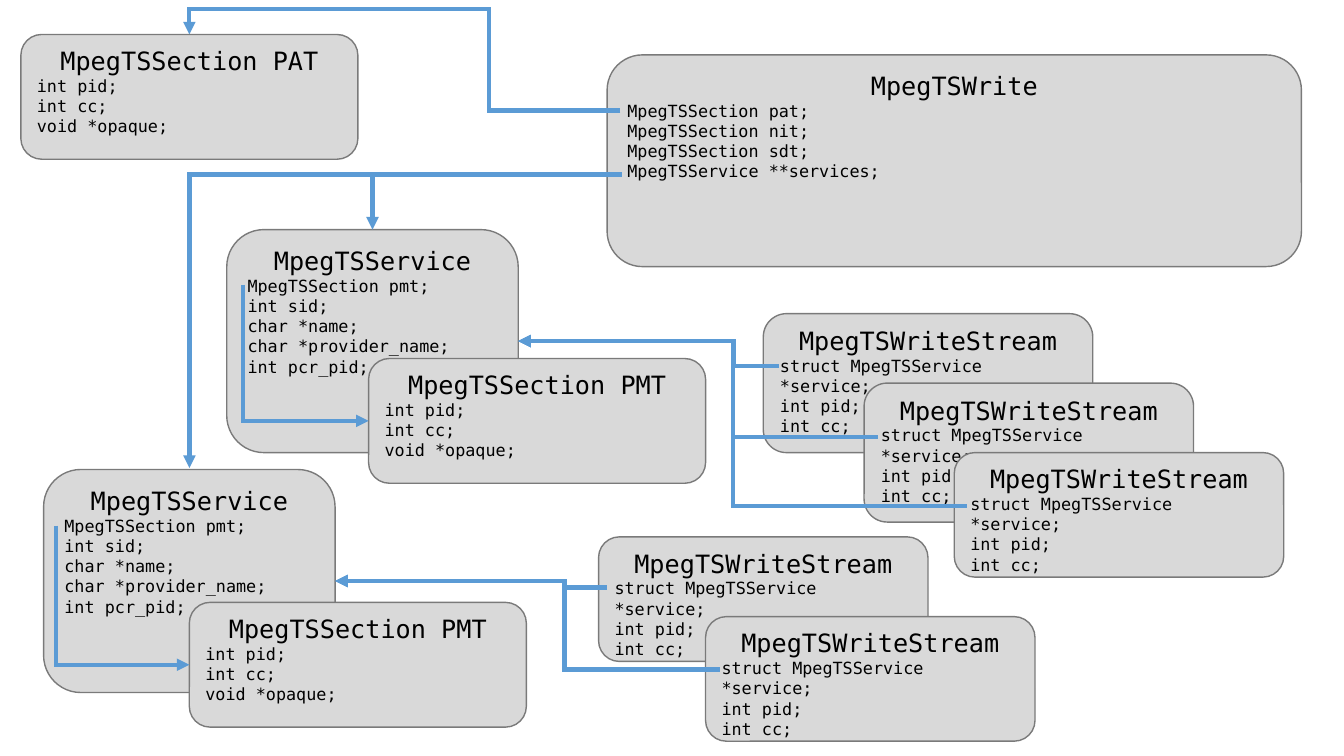
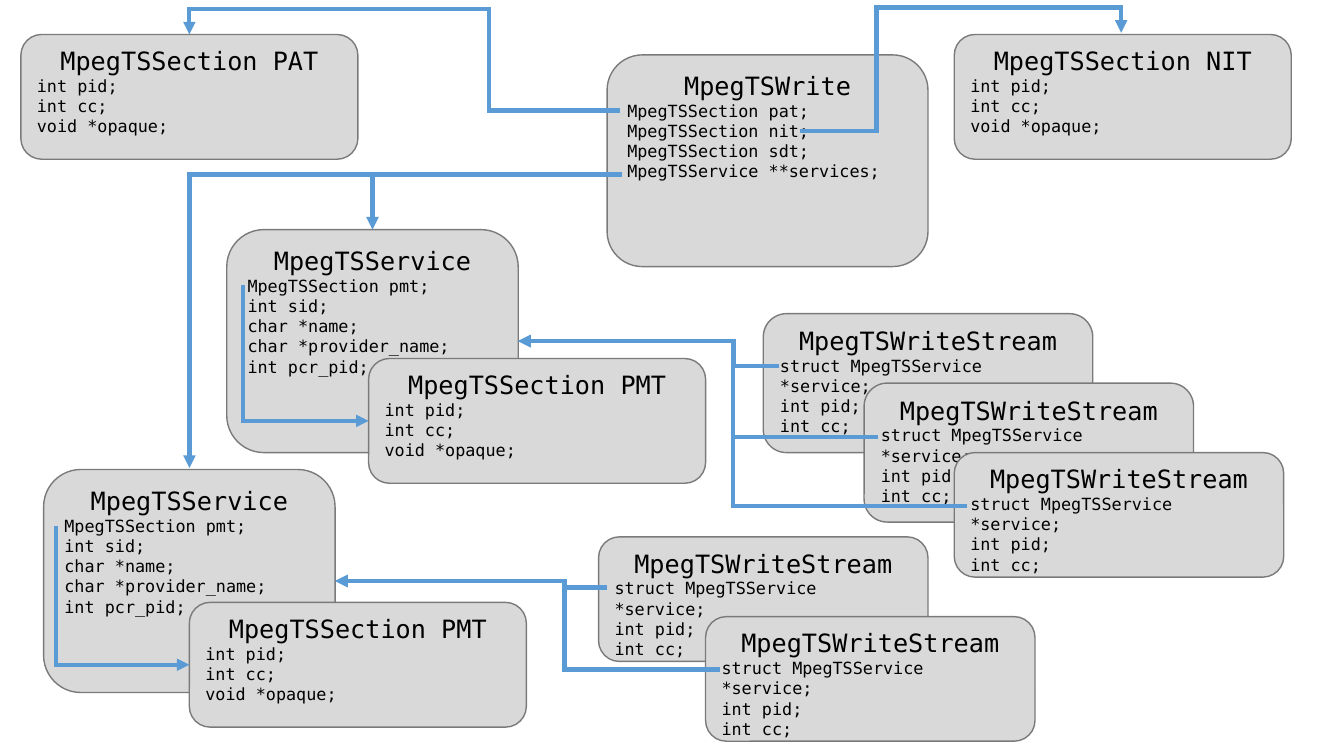
Before and after one commit to nasall2/TCC, a slide deck: slide 2 of relatorio/abntex2-modelos-1.9.2/figuras/diagramas.pptx. Drawn at 1344x756 pixels with LibreOffice and Linux fonts; fonts in the diff are those of the drawing. Boxes give left, top, right and bottom in pixels: in the first picture for what was removed or moved away, otherwise in the second. Text is boxed around its words. In the diff, an @@ line names an element or a change of style, - is before the commit and + after.

```diff
--- a/relatorio/abntex2-modelos-1.9.2/figuras/diagramas.pptx
+++ b/relatorio/abntex2-modelos-1.9.2/figuras/diagramas.pptx
@@ elbow arrow added from (801, 131) to (1121, 33), #5B9BD5 3 pt @@
@@ rounded rectangle "MpegTSWrite": place and size @@
-rounded rectangle "MpegTSWrite" at <box>607,54,1302,266</box>
+rounded rectangle "MpegTSWrite" at <box>607,54,928,266</box>
@@ rounded rectangle added at <box>955,34,1292,159</box>, fill #D9D9D9, outline #7A7A7A 1 pt, 12 pt, text #000000 @@
+MpegTSSection NIT
+int pid;
+int cc;
+void *opaque;
```
Also in this commit, not shown: 1 slide added, 2 other files.
